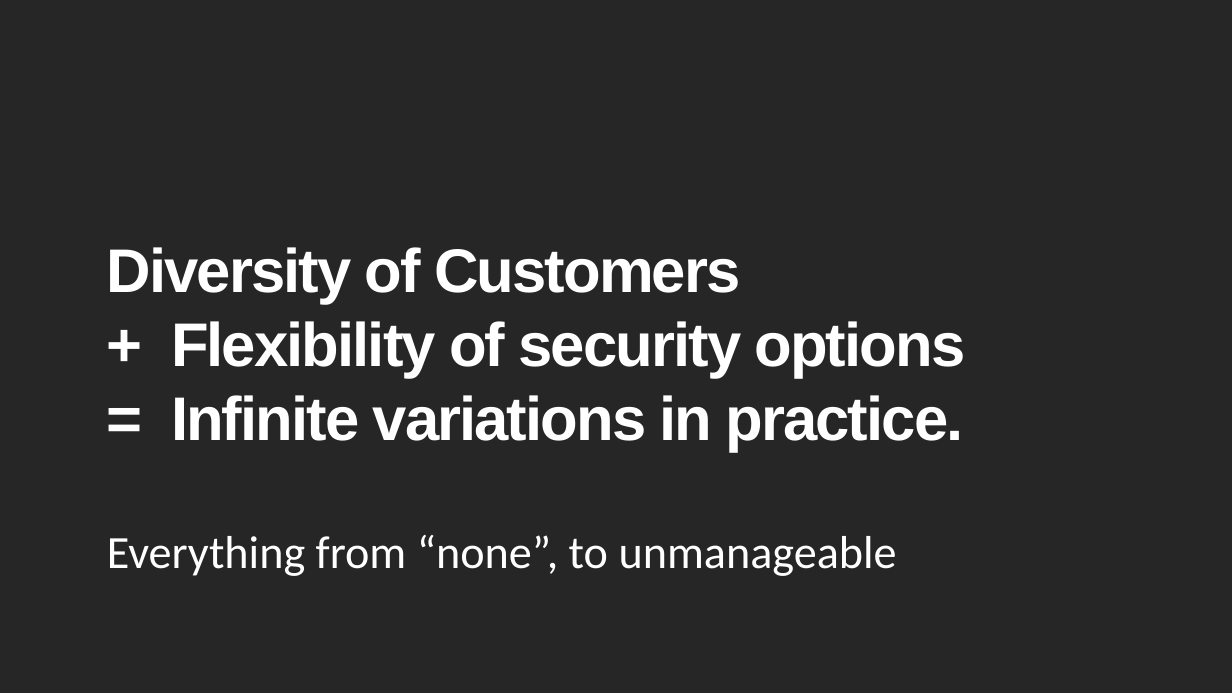
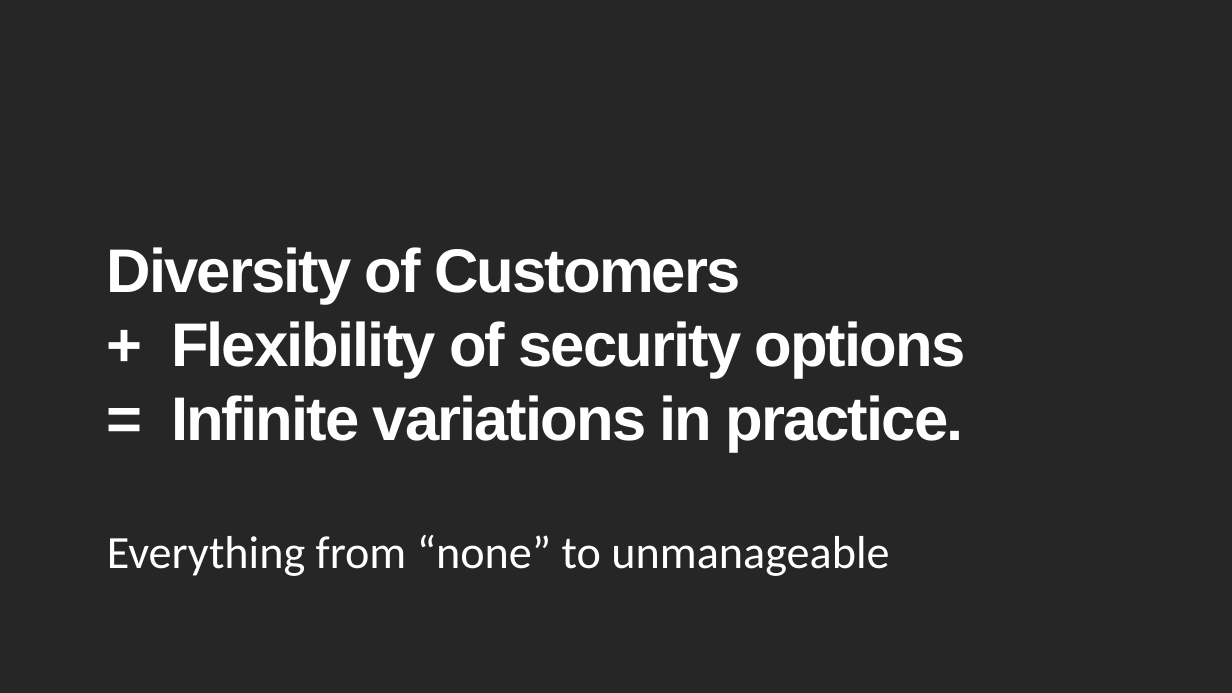
Before and after one commit to mscottsewell/PowerBI-Dataverse, a slide deck: slide 4 of Security Patterns for Dataverse Data in Power BI.pptx. Drawn at 1232x693 pixels with LibreOffice and Linux fonts; fonts in the diff are those of the drawing. Boxes give left, top, right and bottom in pixels: in the first picture for what was removed or moved away, otherwise in the second. Text is boxed around its words. In the diff, an @@ line names an element or a change of style, - is before the commit and + after.

```diff
--- a/Security Patterns for Dataverse Data in Power BI.pptx
+++ b/Security Patterns for Dataverse Data in Power BI.pptx
@@ text at (x1=107, y1=535, x2=889, y2=576): text changed @@
-Everything from “none”, to unmanageable
+Everything from “none” to unmanageable
```
Also in this commit, not shown: 1 other slide changed, 2 other files.
